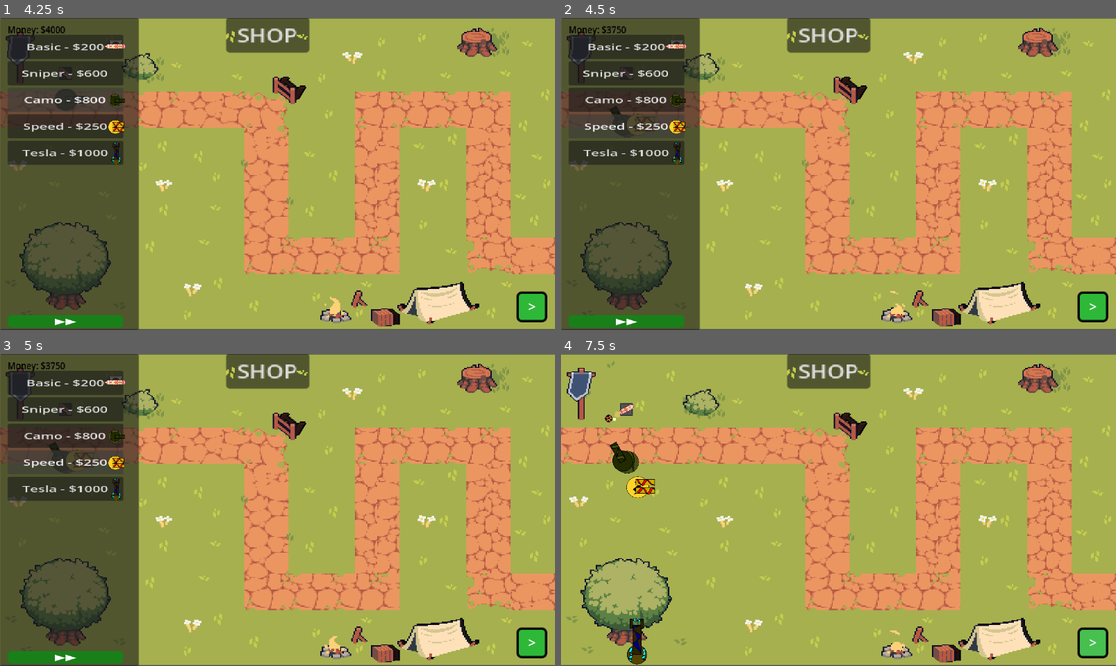
Above: before the commit, frames 1-4 (two rows, left to right).
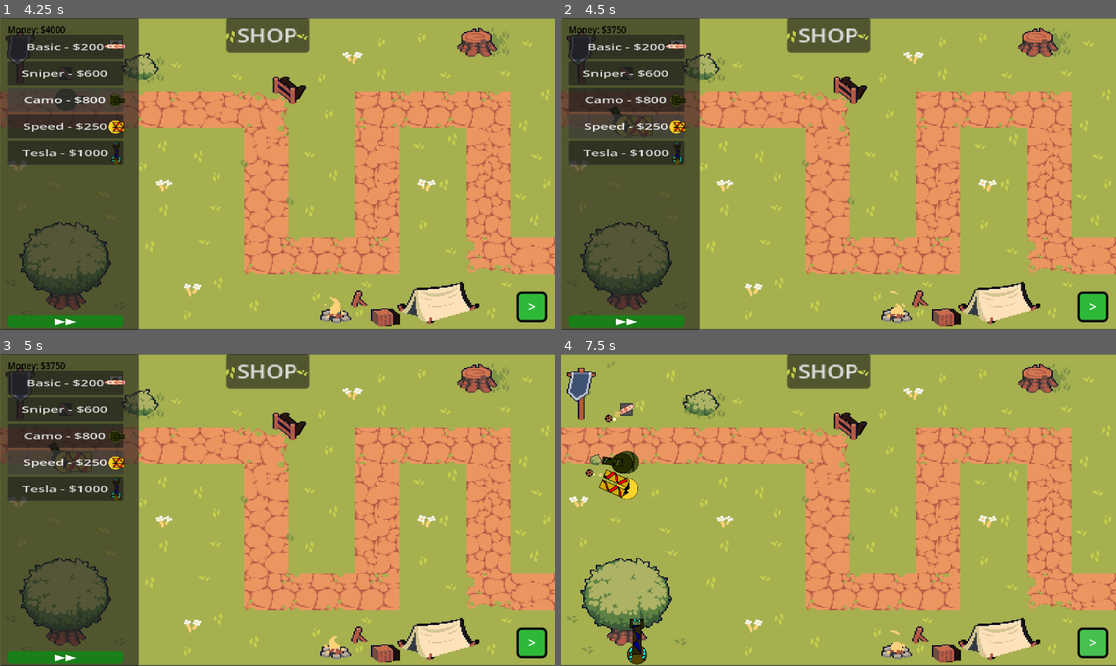
Above: after the commit, the same moments.

Repository: Matthewfrogman/Battle_towers
Game: Godot game, scene res://scenes/main_menu.tscn
Two runs of this game, one before a commit and one after it. Both use one fixed random seed, a clock stepped at 60 frames per second and the inputs below.
Inputs:
- Up to frame 1 (4.25 s): click "PLAY" at 0.5 s; click "PLAY" at 1.25 s; click "Basic - $200" at 2 s; click "Sniper - $600" at 2.75 s; click "Camo - $800" at 3.5 s
- Up to frame 2 (4.5 s): click "Speed - $250" at 4.25 s
- Up to frame 3 (5 s): no input
- Up to frame 4 (7.5 s): click "Tesla - $1000" at 5 s; click "▶▶" at 5.75 s; click "SHOP" at 6.5 s; click ">" at 7.25 s

Frame 1 is identical in both runs. In frame 2, 0.2% of the frame differs, in the area x 9-17%, y 30-39%; in frame 3, 0.2%; in frame 4, 0.8%, in the area x 4-18%, y 28-47%.

Commit message:
Fixed camo and speed tower

Diff:
--- a/Towers/camo_tower.tscn
+++ b/Towers/camo_tower.tscn
@@ -3,6 +3,7 @@
 [ext_resource type="PackedScene" uid="uid://c86a6pav5hv4v" path="res://Towers/tower.tscn" id="1_d3qwo"]
 [ext_resource type="Script" uid="uid://cads5qf172tum" path="res://Towers/basic_tower.gd" id="2_p54iu"]
 [ext_resource type="Texture2D" uid="uid://cm84n0bvn8tkb" path="res://Towers/Images/camo_base.png" id="3_kwly8"]
+[ext_resource type="PackedScene" uid="uid://dxugluqdqx6w5" path="res://Towers/Bullets/bullet.tscn" id="3_p54iu"]
 [ext_resource type="Texture2D" uid="uid://bs885t7hk4eqn" path="res://Towers/Images/camo_head.png" id="4_gensx"]
 
 [sub_resource type="RectangleShape2D" id="RectangleShape2D_d3qwo"]
@@ -13,6 +14,9 @@
 
 [node name="Tower" unique_id=598119214 instance=ExtResource("1_d3qwo")]
 script = ExtResource("2_p54iu")
+sees_camo = true
+attack_range = 10
+bullet_scene = ExtResource("3_p54iu")
 
 [node name="Footprint" parent="." index="0" unique_id=2093572891]
 position = Vector2(0.5, -0.5)
--- a/Towers/speed_tower.tscn
+++ b/Towers/speed_tower.tscn
@@ -6,42 +6,37 @@
 [ext_resource type="Texture2D" uid="uid://bna63qbsmfinq" path="res://Towers/Images/speedtower_guns.png" id="4_y48k1"]
 
 [sub_resource type="RectangleShape2D" id="RectangleShape2D_d3qwo"]
-size = Vector2(72, 65)
+size = Vector2(47, 45)
 
 [sub_resource type="CircleShape2D" id="CircleShape2D_wuvjc"]
 radius = 27.0
 
 [node name="Tower" unique_id=598119214 instance=ExtResource("1_0cntj")]
 cooldown = 0.5
+attack_range = 10
 attack = 7
 bullet_speed = 300
 bullet_scene = ExtResource("2_wuvjc")
 
 [node name="Footprint" parent="." index="0" unique_id=2093572891]
-position = Vector2(20, -5)
+position = Vector2(0.5, -0.5)
 shape = SubResource("RectangleShape2D_d3qwo")
 
 [node name="CollisionShape2D" parent="Range" parent_id_path=PackedInt32Array(2002503009) index="0" unique_id=1624539430]
-position = Vector2(20, -5)
 shape = SubResource("CircleShape2D_wuvjc")
 
 [node name="speed_base" type="Sprite2D" parent="." index="3" unique_id=202278920]
-position = Vector2(24, 13)
+position = Vector2(1.0000019, 16)
 scale = Vector2(0.2, 0.2)
 texture = ExtResource("3_wuvjc")
 
-[node name="speed_cannon" type="Sprite2D" parent="." index="4" unique_id=725065622]
-z_index = 1
-position = Vector2(39, -10)
-scale = Vector2(0.3, 0.3)
+[node name="Cannon" parent="." index="4" unique_id=1115548727]
+position = Vector2(1.9073486e-06, -1.4210855e-14)
+scale = Vector2(0.4, 0.4)
 texture = ExtResource("4_y48k1")
-offset = Vector2(1, 18)
+offset = Vector2(69.99999, -5.960464e-07)
 
-[node name="Marker2D2" type="Marker2D" parent="speed_cannon" index="0" unique_id=1608389440]
-position = Vector2(-17.333336, 109.333336)
-scale = Vector2(1.3333334, 1.3333334)
-
-[node name="Cannon" parent="." index="5" unique_id=1115548727]
-visible = false
+[node name="Marker2D" parent="Cannon" index="0" unique_id=1260253367]
+position = Vector2(134.99998, -2.4999998)
 
 [connection signal="body_entered" from="Range" to="." method="_body_entered"]
